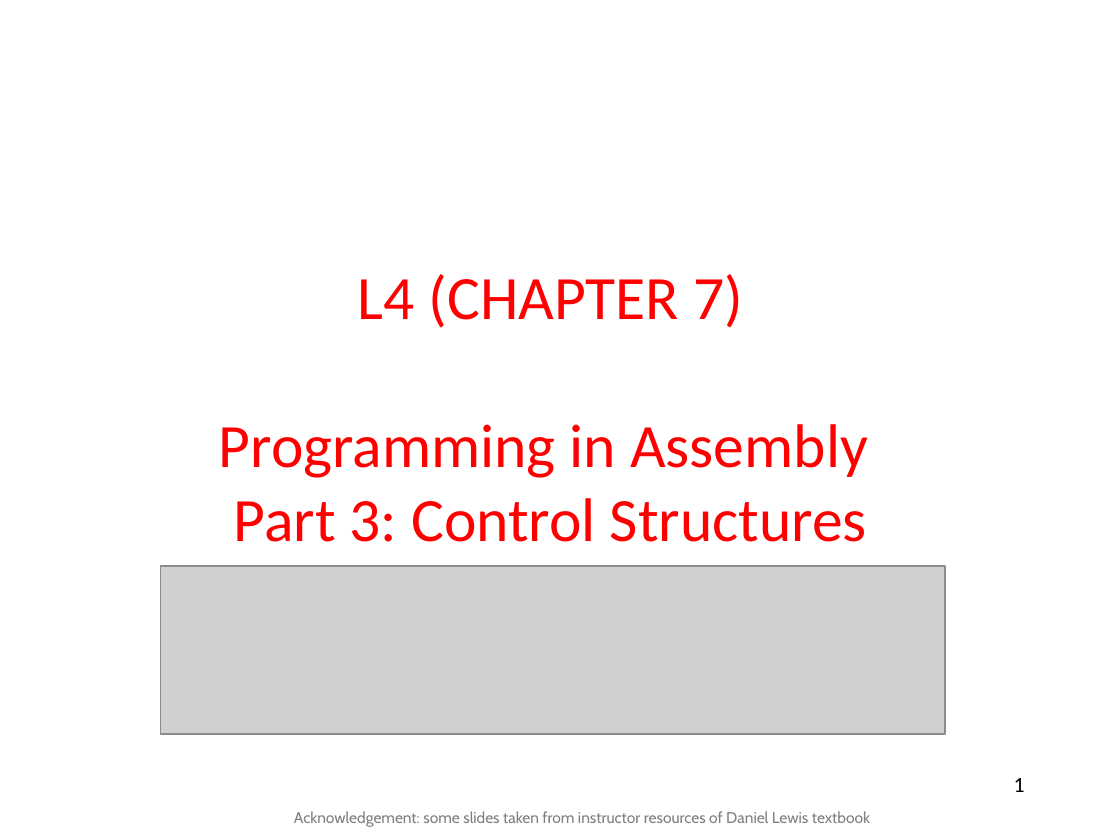
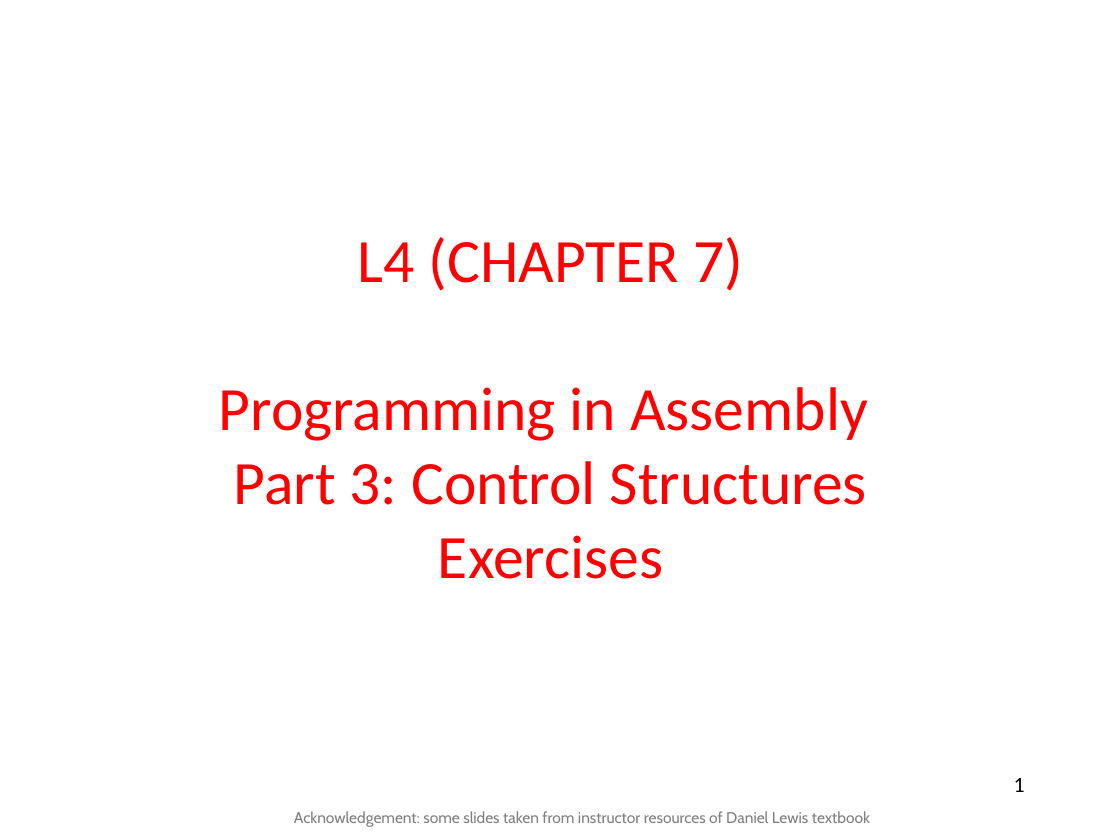
Before and after one commit to guhofstra/CSC111Fa25, a slide deck: slide 1 of PPTs/L4 Controlflow Exercises.pptx. Drawn at 1120x840 pixels with LibreOffice and Linux fonts; fonts in the diff are those of the drawing; grey boxes stand for pictures. Boxes give left, top, right and bottom in pixels: in the first picture for what was removed or moved away, otherwise in the second. Text is boxed around its words. In the diff, an @@ line names an element or a change of style, - is before the commit and + after.

```diff
--- a/PPTs/L4 Controlflow Exercises.pptx
+++ b/PPTs/L4 Controlflow Exercises.pptx
@@ title at (x1=219, y1=237, x2=868, y2=579): text changed @@
-L4 (CHAPTER 7)
-Programming in Assembly
-Part 3: Control Structures
+L4 (CHAPTER 7)
+Programming in Assembly
+Part 3: Control Structures
+Exercises
@@ picture removed at (x1=161, y1=566, x2=945, y2=734) @@
```
Also in this commit, not shown: 4 slides removed, 43 other files.
